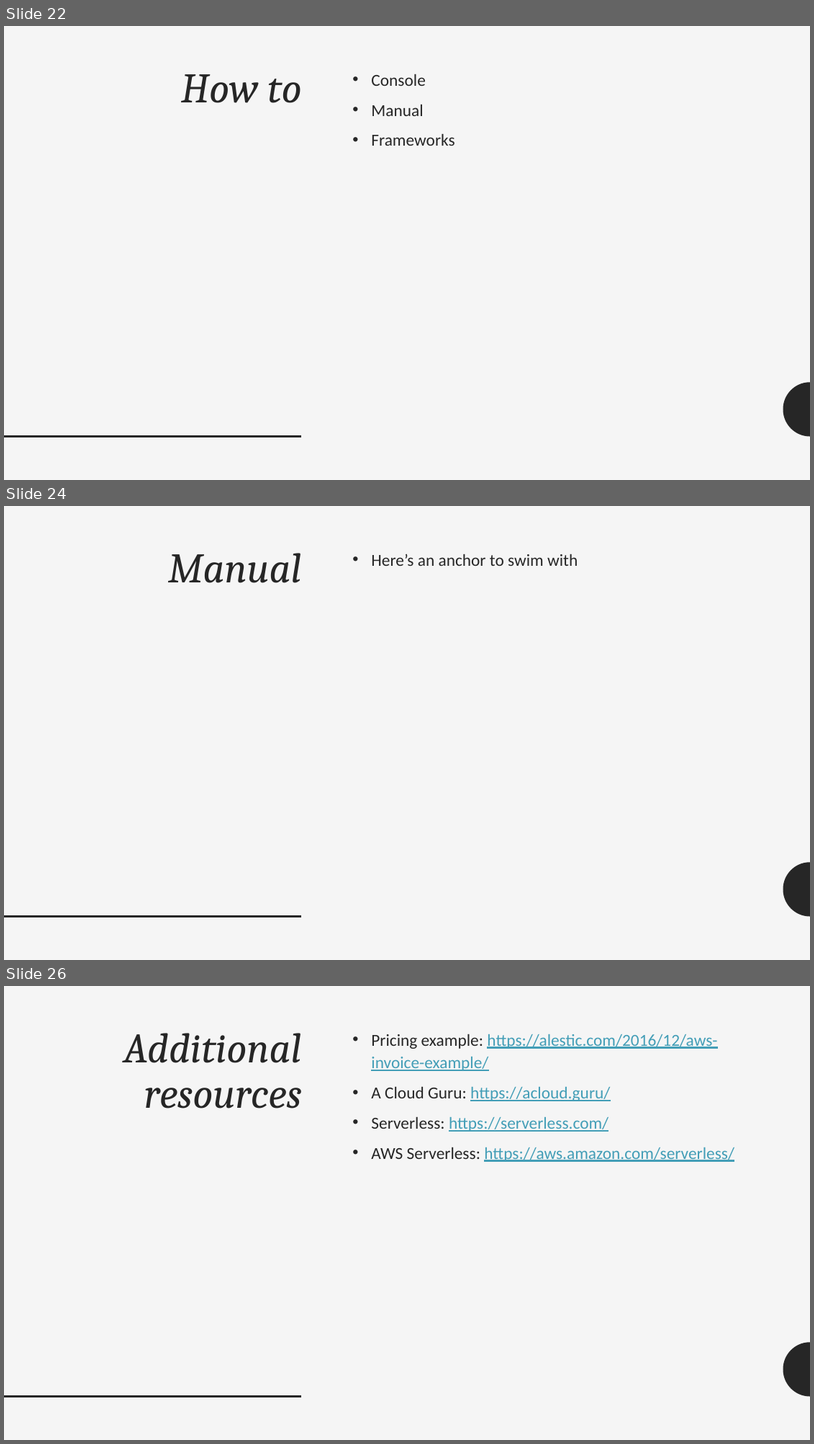
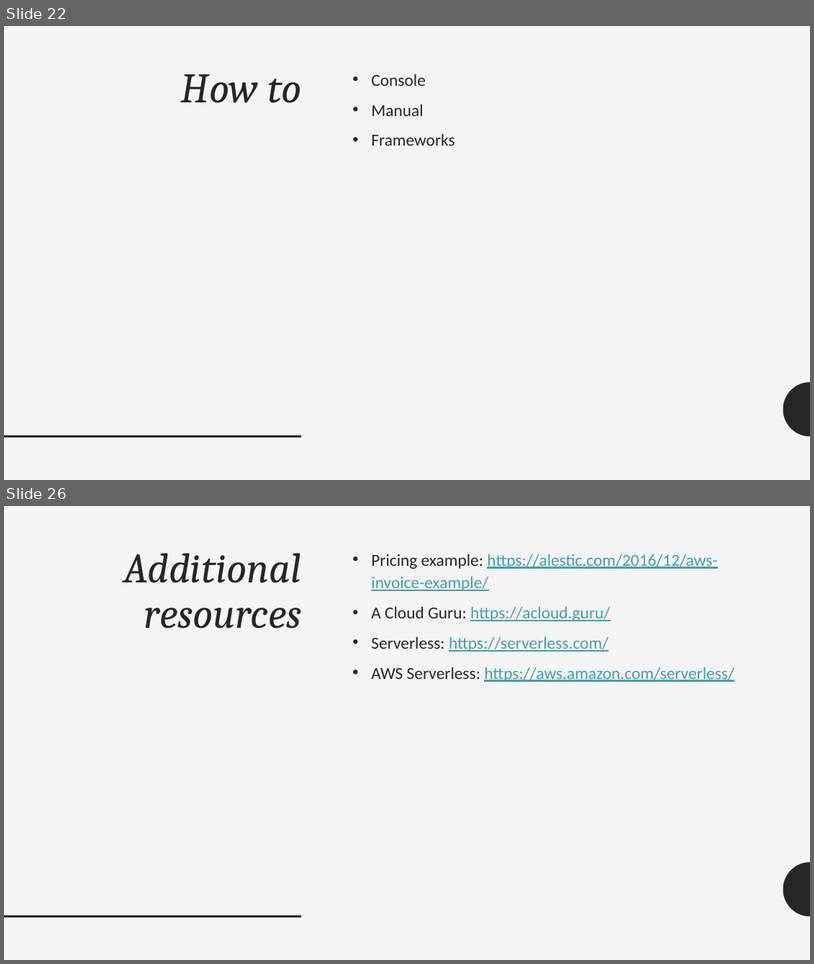
Before and after one commit to adrianpomilio/going-serverless, a slide deck: going-serverless-2017.pptx. Shown one above the other, each under a label of ours: slides 22, 24 and 26 before the commit, slides 22 and 26 after it; the slides between them are not shown. The pictures are 814x1444 and 814x964 pixels, drawn with LibreOffice and Linux fonts; fonts in the diff are those of the drawing. Boxes give left, top, right and bottom in pixels: in the first picture for what was removed or moved away, otherwise in the second. Text is boxed around its words. In the diff, an @@ line names an element or a change of style, - is before the commit and + after.

```diff
--- a/going-serverless-2017.pptx
+++ b/going-serverless-2017.pptx
@@ slide 24 removed at (4,506,810,960), background #F5F5F5; not listed: 2 template elements that a slide beside it also shows @@
@@ title removed at (168,553,302,583) @@
-Manual
@@ text removed at (371,554,578,566) @@
-• Here’s an anchor to swim with
```
Also in this commit, not shown: 2 slides changed, 1 slide added.
